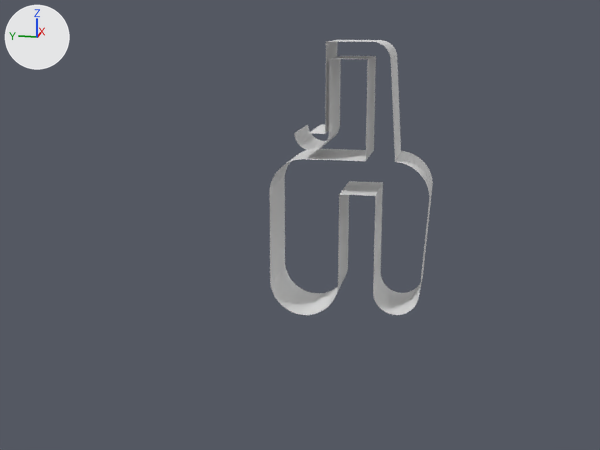
The Blender file assets/scenes/skate_3.blend, before and after one commit.
Rendered twice from a 50 mm lens placed at (-698.0, -101.0, 140.0), pointed at (3.0, 40.0, -36.0). Lighting does not change. The marker at upper left points along +X, +Y and +Z.

Before the edit, the objects in view are built like this:
```python
me_skate_3 = bpy.data.meshes.new('skate_3')
me_skate_3.from_pydata(...)  # 570 vertices, 284 faces; spans x -74.0..59.0, y -30.0..30.0, z -107.0..123.0
me_skate_3.materials.append(mat_concrete0_jpg)  # its picture is missing
ob_skate_3 = bpy.data.objects.new('skate_3', me_skate_3)
ob_skate_3.location = (0.0, 0.0, 0.0)
ob_skate_3.rotation_euler = (0.0, 0.0, 1.571)  # degrees (0, 0, 90)
_m = ob_skate_3.modifiers.new('EdgeSplit', 'EDGE_SPLIT')
```
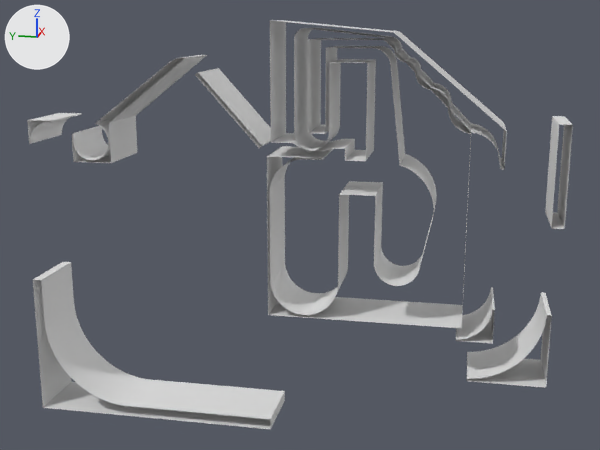
Commit message: worked on skate_3

The change, as a diff of the scene's bpy script:
```diff
--- a/assets/scenes/skate_3.blend.py
+++ b/assets/scenes/skate_3.blend.py
@@ me_skate_3 @@
 # used by ob_skate_3; location = (0.0, 0.0, 0.0); rotation_euler = (0.0, 0.0, 1.571), in degrees (0, 0, 90)
-me_skate_3.from_pydata(...)  # 570 vertices, 284 faces; spans x -74.0..59.0, y -30.0..30.0, z -107.0..123.0
+me_skate_3.from_pydata(...)  # 1590 vertices, 795 faces; spans x -181.0..283.0, y -30.0..30.0, z -219.0..140.0
+# me_skate_3 part 1: a new loose piece of 204 vertices spanning x 129.0..235.0, y -30.0..30.0, z 20.0..110.0, in mat_concrete0_jpg (its picture is missing)
+# me_skate_3 part 2: a new loose piece of 72 vertices spanning x 60.0..283.0, y -30.0..30.0, z -219.0..-91.0, in mat_concrete0_jpg (its picture is missing)
+# me_skate_3 part 3: a new loose piece of 72 vertices spanning x 253.0..276.0, y -30.0..30.0, z 34.0..55.0, in mat_concrete0_jpg (its picture is missing)
+# me_skate_3 part 4: a new loose piece of 68 vertices spanning x -130.0..-100.0, y -30.0..30.0, z -121.0..-91.0, in mat_concrete0_jpg (its picture is missing)
+# me_skate_3 part 5: a new loose piece of 68 vertices spanning x -176.0..-111.0, y -30.0..30.0, z -157.0..-93.0, in mat_concrete0_jpg (its picture is missing)
+# me_skate_3 part 6: 100 vertices moved from x -74.0..12.0, y -30.0..30.0, z -94.0..123.0 to x -78.0..12.0, y -30.0..30.0, z -68.0..119.0; 148 vertices removed from x -67.0..-33.0, y -30.0..30.0, z -102.0..121.0; 684 vertices added at x -181.0..122.0, y -30.0..30.0, z -110.0..140.0
 me_skate_3.materials.append(mat_concrete0_jpg)
```

Where the change shows, as pixel boxes (x1, y1, x2, y2) in the pictures (600 x 450 px):
'skate_3', reshaped (232% wider, 49% taller): before (269, 40, 433, 315); after (27, 20, 573, 430)
part 1 of me_skate_3, added: after (72, 55, 207, 163)
part 2 of me_skate_3, added: after (33, 262, 285, 430)
part 3 of me_skate_3, added: after (27, 113, 82, 144)
part 4 of me_skate_3, added: after (456, 287, 495, 344)
part 5 of me_skate_3, added: after (467, 292, 552, 388)
part 6 of me_skate_3, built on: before (377, 43, 420, 315); after (195, 20, 573, 328)
